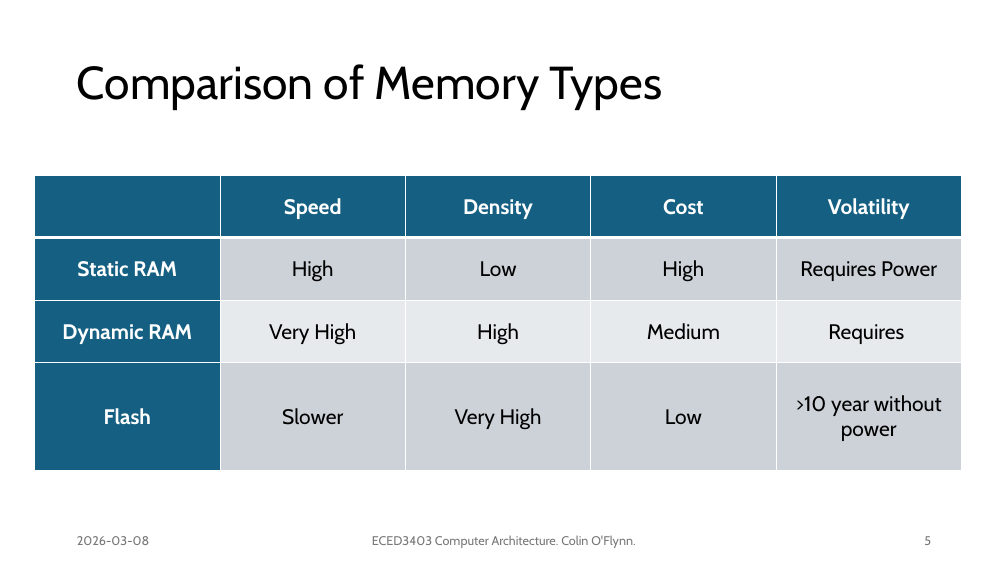
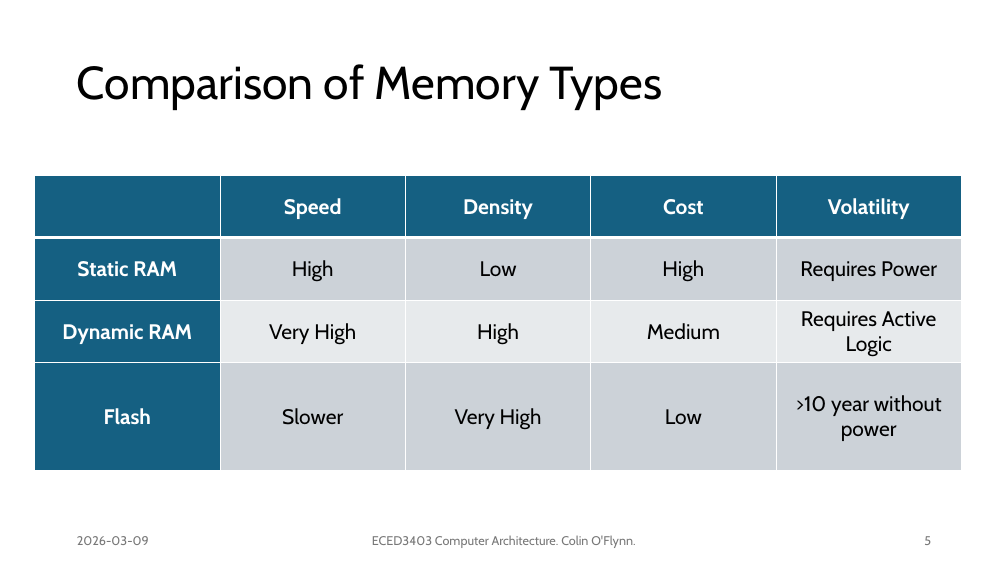
Before and after one commit to colinoflynn/eced3403-computer-architecture, a slide deck: slide 5 of slides/3403 - 4.3 - Memory Types.pptx. Drawn at 1008x567 pixels with LibreOffice and Linux fonts; fonts in the diff are those of the drawing. Boxes give left, top, right and bottom in pixels: in the first picture for what was removed or moved away, otherwise in the second. Text is boxed around its words. In the diff, an @@ line names an element or a change of style, - is before the commit and + after.

Commit message:
Add cache slides, demos, minor fix for memory tyupes slides

```diff
--- a/slides/3403 - 4.3 - Memory Types.pptx
+++ b/slides/3403 - 4.3 - Memory Types.pptx
@@ table at bbox=[35, 175, 961, 470] @@
-row 3, column 5: Requires
+row 3, column 5: Requires Active Logic
@@ text at bbox=[77, 536, 149, 545]: text changed @@
-2026-03-08
+2026-03-09
```
Also in this commit, not shown: 43 other slides changed, 3 other files.
